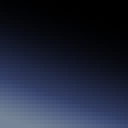
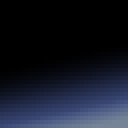
Two versions of the same layered image (128 × 128). Layer-by-layer changes:
painted on "Gradient Fill 1 copy" over [0,0,128,128]
